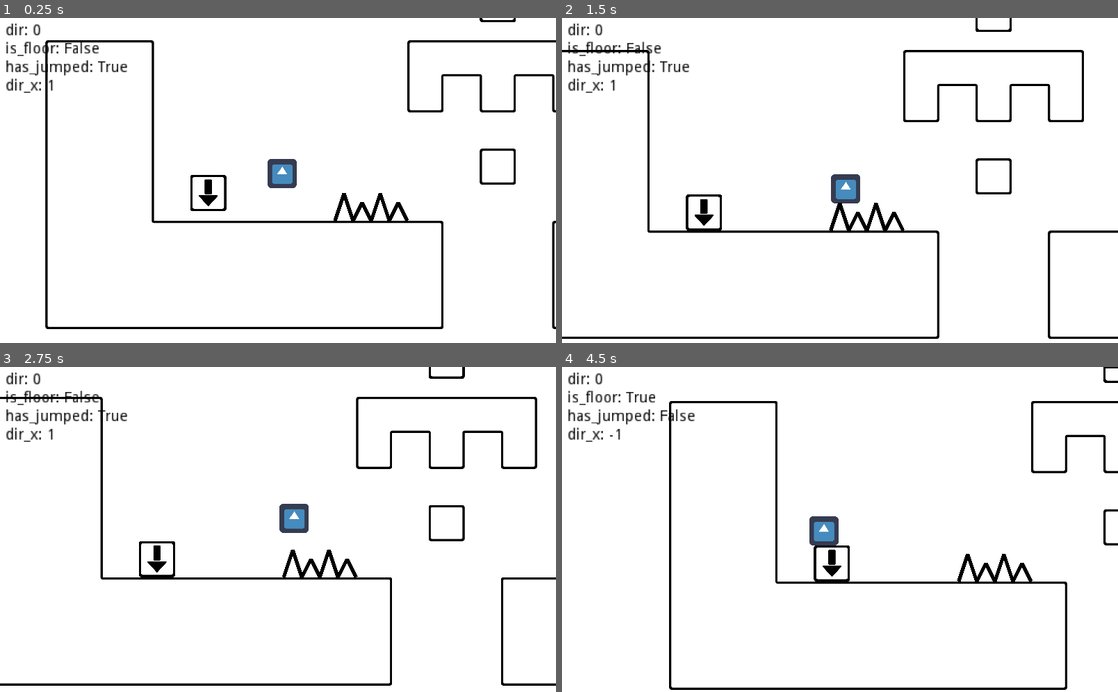
Above: before the commit, frames 1-4 (two rows, left to right).
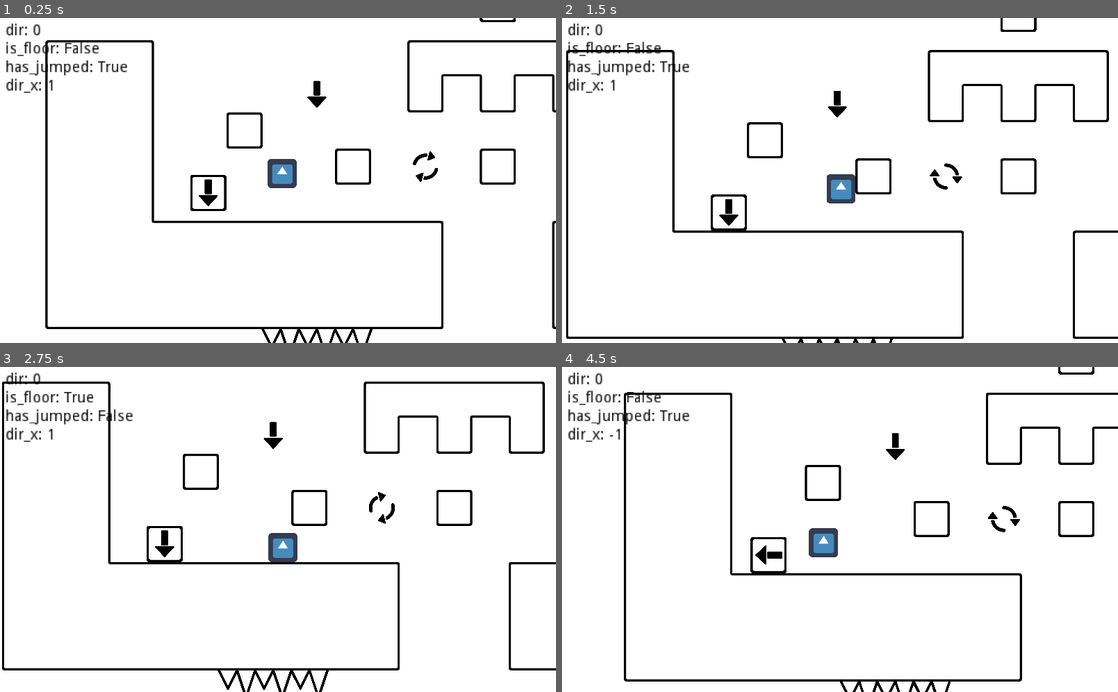
Above: after the commit, the same moments.

Repository: HarmonyHoney/ROTA
Game: Godot game, scene res://src/map/0.tscn
Same seed, same stepped clock (60 frames per second), same inputs: the game is played once before the commit and once after it. The engine's default icon, where the game draws it, is replaced by a stand-in: a white triangle on a blue panel in a dark square.
Inputs:
- Up to frame 1 (0.25 s): no input
- Up to frame 2 (1.5 s): tap Enter at 0.5 s; hold Right (right) 0.53-1.28 s; tap C (action) at 0.6 s; tap X (jump) at 0.77, 0.8, 1.07, 1.35 s; hold Down (down) from 1.28 s (still down)
- Up to frame 3 (2.75 s): tap X (jump) at 1.52, 1.82, 2.3 s; tap C (action) at 1.55, 2.1 s; release Down (down) at 2.03 s; hold Right (right) from 2.03 s (still down)
- Up to frame 4 (4.5 s): release Right (right) at 2.78 s; hold Up (up) 2.78-3.53 s; tap Q at 2.85 s; tap X (jump) at 3.02, 3.32, 3.77, 3.8, 4.07 s; tap C (action) at 3.05, 4.35 s; hold Left (left) from 3.53 s (still down); tap E at 3.6 s

The runs differ from the first frame. In frame 1, 1.2% of the frame differs, in the area x 40-79%, y 19-100%; in frame 2, 5.2%; in frame 3, 9.0%, in the area x 0-100%, y 0-100%; in frame 4, 7.8%.

Commit message:
arrows and spinners! (:

Diff:
--- a/project.godot
+++ b/project.godot
@@ -103,6 +103,8 @@
 2d_physics/layer_2="player"
 2d_physics/layer_3="box"
 2d_physics/layer_4="spike"
+2d_physics/layer_5="spinner"
+2d_physics/layer_6="arrow"
 
 [physics]
 
--- /dev/null
+++ b/src/actor/Arrow.gd
@@ -0,0 +1,14 @@
+tool
+extends Node2D
+
+export var dir : int = 0 setget set_dir
+
+func set_dir(arg):
+	dir = 3 if arg < 0 else (arg % 4)
+	rotation_degrees = dir * 90
+
+func _on_Area2D_body_entered(body):
+	if body.is_in_group("player"):
+		body.arrow(dir, position)
+	elif body.is_in_group("box"):
+		body.arrow(dir)
--- /dev/null
+++ b/src/actor/Arrow.tscn
@@ -0,0 +1,23 @@
+[gd_scene load_steps=4 format=2]
+
+[ext_resource path="res://media/image/arrow.png" type="Texture" id=1]
+[ext_resource path="res://src/actor/Arrow.gd" type="Script" id=2]
+
+[sub_resource type="RectangleShape2D" id=1]
+extents = Vector2( 17, 35 )
+
+[node name="Arrow" type="Node2D"]
+script = ExtResource( 2 )
+
+[node name="Sprite" type="Sprite" parent="."]
+scale = Vector2( 0.333, 0.333 )
+texture = ExtResource( 1 )
+
+[node name="Area2D" type="Area2D" parent="."]
+collision_layer = 32
+collision_mask = 6
+
+[node name="CollisionShape2D" type="CollisionShape2D" parent="Area2D"]
+shape = SubResource( 1 )
+
+[connection signal="body_entered" from="Area2D" to="." method="_on_Area2D_body_entered"]
--- a/src/actor/Box.gd
+++ b/src/actor/Box.gd
@@ -34,6 +34,13 @@
 
 	sprite.rotation_degrees = dir * 90
 
+func spinner(right := false):
+	set_dir(dir + (1 if right else -1))
+	pass
+
+func arrow(arg):
+	set_dir(arg)
+
 #func _input(event):
 #	if event is InputEventKey and event.pressed:
 #		if event.scancode == KEY_Q:
@@ -61,7 +68,7 @@
 
 		# jump player
 		for i in standing_area.get_overlapping_bodies():
-			if i.is_in_group():
+			if i.is_in_group("player"):
 				i.has_jumped = true
 		print("box.position: ", position, " stepify: ", step)
 	shrink_shape(false)
--- a/src/actor/Player.gd
+++ b/src/actor/Player.gd
@@ -38,14 +38,38 @@
 func rot(arg : Vector2, backwards := false):
 	return arg.rotated(deg2rad((-dir if backwards else dir) * 90))
 
-func spin(right := false):
-	dir += 1 if right else -1
-	if dir > 3: dir = 0
-	elif dir < 0: dir = 3
+func spinny(arg := 1):
+	if arg == 0: return
+	dir += arg
+
+	pass
+
+func spin(right := false, repeat := 0):
+	for i in clamp(repeat, 0, 3) + 1:
+		dir += 1 if right else 3
+		camera.target_angle += 90 if right else -90
+	dir %= 4
 
 	sprite.rotation_degrees = dir * 90
-	camera.target_angle += 90 if right else -90
 	update_areas()
+
+func spinner(right := false, pos := Vector2.ZERO):
+	spin(right)
+	hit_effector(pos)
+
+func arrow(arg, pos):
+	if dir == arg: return
+	elif (dir + 1) % 4 == arg: spin(true)
+	elif (dir + 3) % 4 == arg: spin(false)
+	elif (dir + 2) % 4 == arg: spin(randf() > 0.5, 1)
+	hit_effector(pos)
+
+func hit_effector(pos : Vector2):
+	move_and_collide(pos - position)
+	velocity = Vector2.ZERO
+	is_floor = false
+	has_jumped = true
+	jump_clock = 0
 
 func update_areas():
 	hit_area.position = rot(Vector2(50 * dir_x, 0))
--- a/src/actor/Spike.tscn
+++ b/src/actor/Spike.tscn
@@ -8,7 +8,11 @@
 
 [node name="Line2D" type="Line2D" parent="."]
 points = PoolVector2Array( 0, 0, 25, -75, 50, 0, 75, -50, 100, 0 )
+width = 7.0
 default_color = Color( 0, 0, 0, 1 )
+joint_mode = 2
+begin_cap_mode = 2
+end_cap_mode = 2
 
 [node name="Area2D" type="Area2D" parent="."]
 collision_layer = 8
--- /dev/null
+++ b/src/actor/Spinner.gd
@@ -0,0 +1,23 @@
+tool
+extends Node2D
+
+export var is_left := false setget set_left
+export var spin_speed : float = 75
+
+onready var sprite : Sprite = $Sprite
+
+func set_left(arg):
+	is_left = arg
+	$Sprite.flip_h = arg
+
+func _process(delta):
+	if Engine.editor_hint: return
+	sprite.rotate(deg2rad(spin_speed * delta * -1 if is_left else 1))
+	if abs(sprite.rotation_degrees) > 360:
+		sprite.rotation_degrees += 360 if is_left else -360
+
+func _on_Area2D_body_entered(body):
+	if body.is_in_group("player"):
+		body.spinner(!is_left, position)
+	elif body.is_in_group("box"):
+		body.spinner(!is_left)
--- /dev/null
+++ b/src/actor/Spinner.tscn
@@ -0,0 +1,25 @@
+[gd_scene load_steps=4 format=2]
+
+[ext_resource path="res://media/image/spinner.png" type="Texture" id=1]
+[ext_resource path="res://src/actor/Spinner.gd" type="Script" id=2]
+
+[sub_resource type="CircleShape2D" id=1]
+radius = 30.0
+
+[node name="Spinner" type="Node2D" groups=[
+"spinner",
+]]
+script = ExtResource( 2 )
+
+[node name="Sprite" type="Sprite" parent="."]
+scale = Vector2( 0.333, 0.333 )
+texture = ExtResource( 1 )
+
+[node name="Area2D" type="Area2D" parent="."]
+collision_layer = 16
+collision_mask = 6
+
+[node name="CollisionShape2D" type="CollisionShape2D" parent="Area2D"]
+shape = SubResource( 1 )
+
+[connection signal="body_entered" from="Area2D" to="." method="_on_Area2D_body_entered"]
--- a/src/map/0.tscn
+++ b/src/map/0.tscn
@@ -8,6 +8,8 @@
 [ext_resource path="res://src/actor/Key.tscn" type="PackedScene" id=6]
 [ext_resource path="res://src/actor/Exit.tscn" type="PackedScene" id=7]
 [ext_resource path="res://src/actor/Spike.tscn" type="PackedScene" id=8]
+[ext_resource path="res://src/actor/Spinner.tscn" type="PackedScene" id=9]
+[ext_resource path="res://src/actor/Arrow.tscn" type="PackedScene" id=10]
 
 [node name="Node2D" type="Node2D"]
 
@@ -16,7 +18,7 @@
 ] instance=ExtResource( 1 )]
 
 [node name="SolidTileMap" parent="." instance=ExtResource( 2 )]
-tile_data = PoolIntArray( -524275, 0, 0, -524274, 0, 0, -524 …(1593 unchanged characters)… 0, 0, 0, 65535, 0, 0, 0, 0, 0, 1, 0, 0, 22, 0, 0, 23, 0, 0, 131065, 0, 0, 131066, 0, 0, 131071, 0, 0, 65536, 0, 0, 65537, 0, 0, 65547, 0, 0, 65552, 0, 0, 65553, …(3368 unchanged characters)…
+tile_data = PoolIntArray( -524275, 0, 0, -524274, 0, 0, -524 …(1593 unchanged characters)… 0, 0, 0, 65535, 0, 0, 0, 0, 0, 1, 0, 0, 4, 0, 0, 22, 0, 0, 23, 0, 0, 131065, 0, 0, 131066, 0, 0, 131071, 0, 0, 65536, 0, 0, 65537, 0, 0, 65543, 0, 0, 65547, 0, 0, 65552, 0, 0, 65553, …(3368 unchanged characters)…
 
 [node name="Actors" type="Node2D" parent="."]
 
@@ -36,7 +38,19 @@
 position = Vector2( 1650, 250 )
 
 [node name="Spike" parent="Actors" instance=ExtResource( 8 )]
-position = Vector2( 700, 300 )
+position = Vector2( 800, 600 )
+rotation = 3.14159
 
 [node name="Spike2" parent="Actors" instance=ExtResource( 8 )]
-position = Vector2( 800, 300 )
+position = Vector2( 700, 600 )
+rotation = 3.14159
+
+[node name="Spike3" parent="Actors" instance=ExtResource( 8 )]
+position = Vector2( 600, 600 )
+rotation = 3.14159
+
+[node name="Spinner" parent="Actors" instance=ExtResource( 9 )]
+position = Vector2( 950, 150 )
+
+[node name="Arrow" parent="Actors" instance=ExtResource( 10 )]
+position = Vector2( 650, -50 )
Binary file added: media/image/arrow.png
Binary file added: media/image/spinner.png
Not shown: 4 places in src/actor/Player.tscn that only renumber resources
Not shown: 1 places in src/map/0.tscn that only renumber resources
